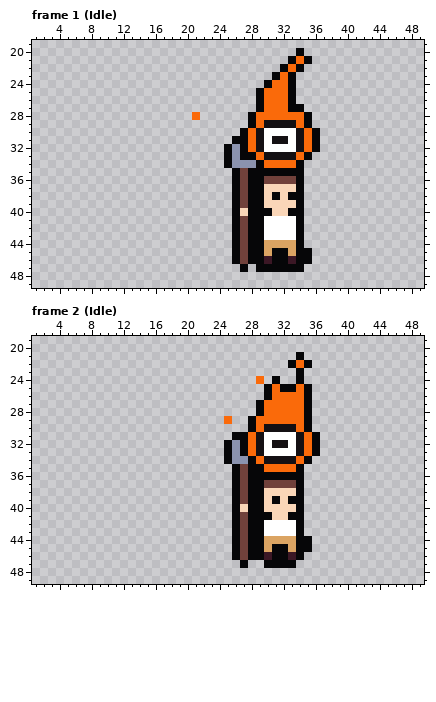
One commit to this pixel-art file: Assets/Textures/characters.aseprite. Above: the version before the commit.
64x64 pixels, 28 frames. Shown: frame 1 (Idle): x 1..49, y 19..49; frame 2 (Idle): x 1..49, y 19..49. The commit also changed other frames, which this record leaves out.
The result:
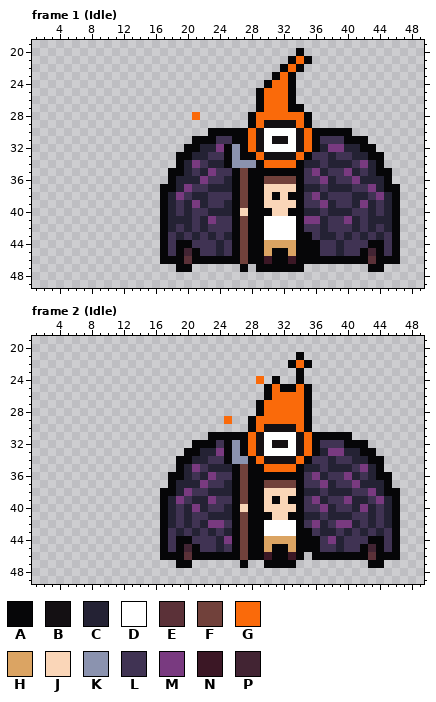
Palette (. is transparent): A #060608  B #141013  C #242234  D #ffffff  E #5b3138  F #71413b  G #fa6a0a  H #dba463  J #fad6b8  K #8b93af  L #403353  M #793a80  N #3b1725  P #422433
Diff:
layer "sHell" added
Changed rows in their new state; - is an unchanged pixel.
Frame 1 (Idle), layer "sHell":
first column x 17:
30 ------AAAA----------AAAA------
31 ----AAALL-----------LLLAAA----
32 ---AACCM------------CMMCCAA---
33 --AACCLL-----------LLCLLCCAA--
34 --ACMLCC----------CCLCCCLMCA--
35 -AACLCMLL---------LMCLLMCLCAA-
36 -ACCCMLLC---------LLMCLLMCCCA-
37 AACMLLCCC---------CCLCCCLLMCAA
38 ACMLCCLLL---------LMCLLLCCLMCA
39 ACLCMCLLC---------LLMCLLCMCLCA
40 ACLCLLCCC---------CCLCCCLLCLCA
41 ACCCLCMLL---------MMCLLMCLCCCA
42 ACLCLCLLL---------LLCLLLCLCLCA
43 ALCLCLCLC---------ALCCLCLCLCLA
44 ALAALLLCL---------AALLCLLLAALA
45 ALAPALLCL----------ALLCLLAPALA
46 AAAEAAAAA----------AAAAAAAEAAA
47 --AA----------------------AA--
Frame 2 (Idle), layer "sHell":
first column x 17:
31 ------AAA-----------AAAA------
32 ----AAAL------------LLLAAA----
33 ---AACCM------------CMMCCAA---
34 --AACCLL-----------LLCLLCCAA--
35 --ACMLCCC---------CCLCCCLMCA--
36 -AACLCMLL---------LMCLLMCLCAA-
37 -ACCCMLLC---------LLMCLLMCCCA-
38 AACMLLCCC---------CCLCCCLLMCAA
39 ACMLCCMLL---------LMCLLMCCLMCA
40 ACLCMCLLC---------LLMCLLCMCLCA
41 ACLCLLCCC---------CCLCCCLLCLCA
42 ACLCLCMML---------LMCLMMCLCLCA
43 ALCLCLCLC---------ALCCLCLCLCLA
44 ALAALLLCM----------ALMCLLLAALA
45 ALAPALLCL----------ALLCLLAPALA
46 AAAEAAAAA----------AAAAAAAEAAA
47 --AA----------------------AA--
